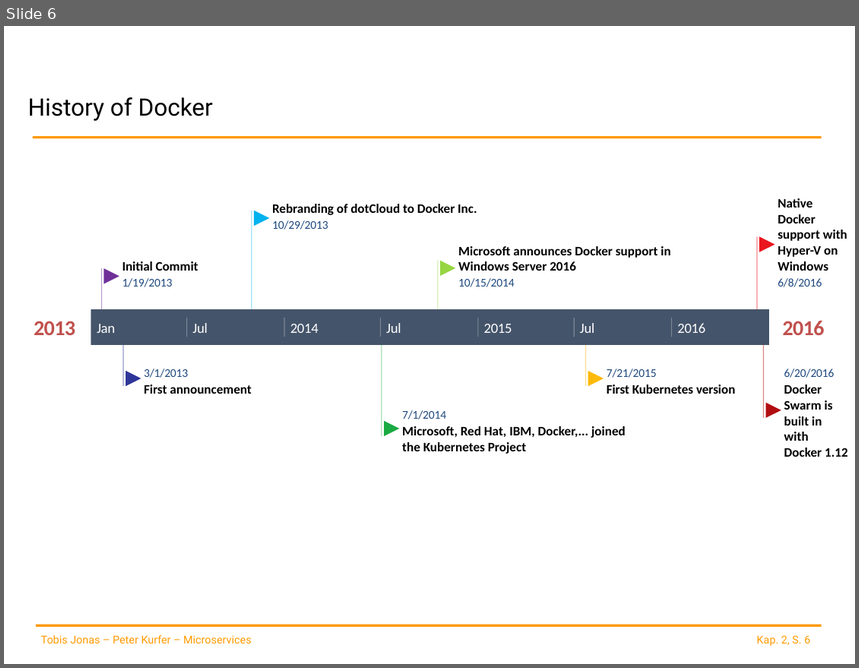
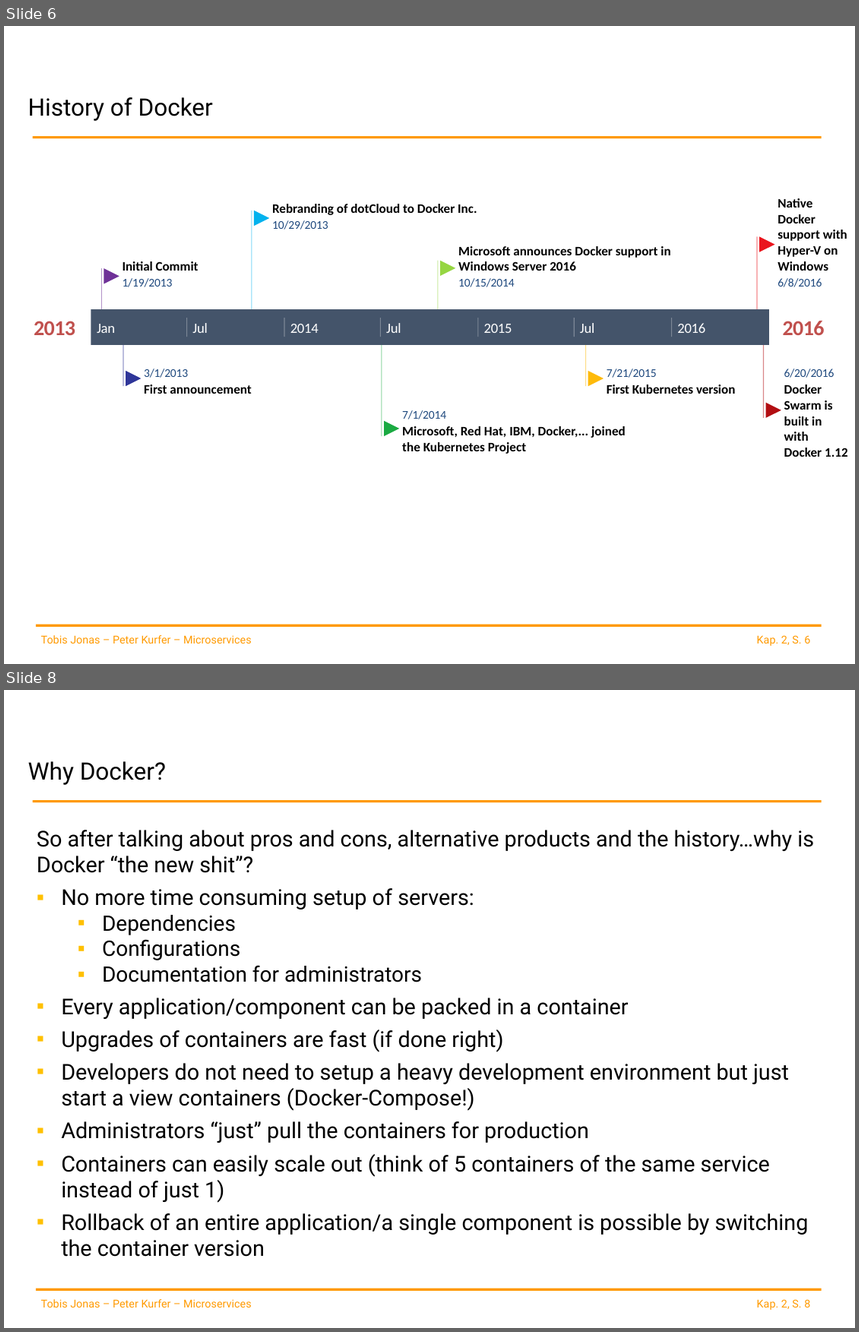
Before and after one commit to spoeck/Lectures, a slide deck: 02-Container-and-Provisioning/ContainerProvisioning.pptx. Shown one above the other, each under a label of ours: slide 6 before the commit, slides 6 and 8 after it; the slides between them are not shown. The pictures are 859x668 and 859x1332 pixels, drawn with LibreOffice and Linux fonts; fonts in the diff are those of the drawing; background and template pictures are left out. Boxes give left, top, right and bottom in pixels: in the first picture for what was removed or moved away, otherwise in the second. Text is boxed around its words. In the diff, an @@ line names an element or a change of style, - is before the commit and + after.

```diff
--- a/02-Container-and-Provisioning/ContainerProvisioning.pptx
+++ b/02-Container-and-Provisioning/ContainerProvisioning.pptx
@@ slide 8 added at [4,690,855,1328], background #FFFFFF; not listed: 4 template elements that a slide beside it also shows @@
@@ title added at [28,761,166,785], 20.3 pt, text #000000 @@
+Why Docker?
@@ text added at [37,830,814,1257], 18.5 pt, text #000000 @@
+So after talking about pros and cons, alternative products and the history…why is Docker “the new shit”?
+▪ No more time consuming setup of servers:
+  ▪ Dependencies
+  ▪ Configurations
+  ▪ Documentation for administrators
+▪ Every application/component can be packed in a container
+▪ Upgrades of containers are fast (if done right)
+▪ Developers do not need to setup a heavy development environment but just start a view containers (Docker-Compose!)
+▪ Administrators “just” pull the containers for production
+▪ Containers can easily scale out (think of 5 containers of the same service instead of just 1)
+▪ Rollback of an entire application/a single component is possible by switching the container version
```
Also in this commit, not shown: 1 slide changed, 5 other slides added.
